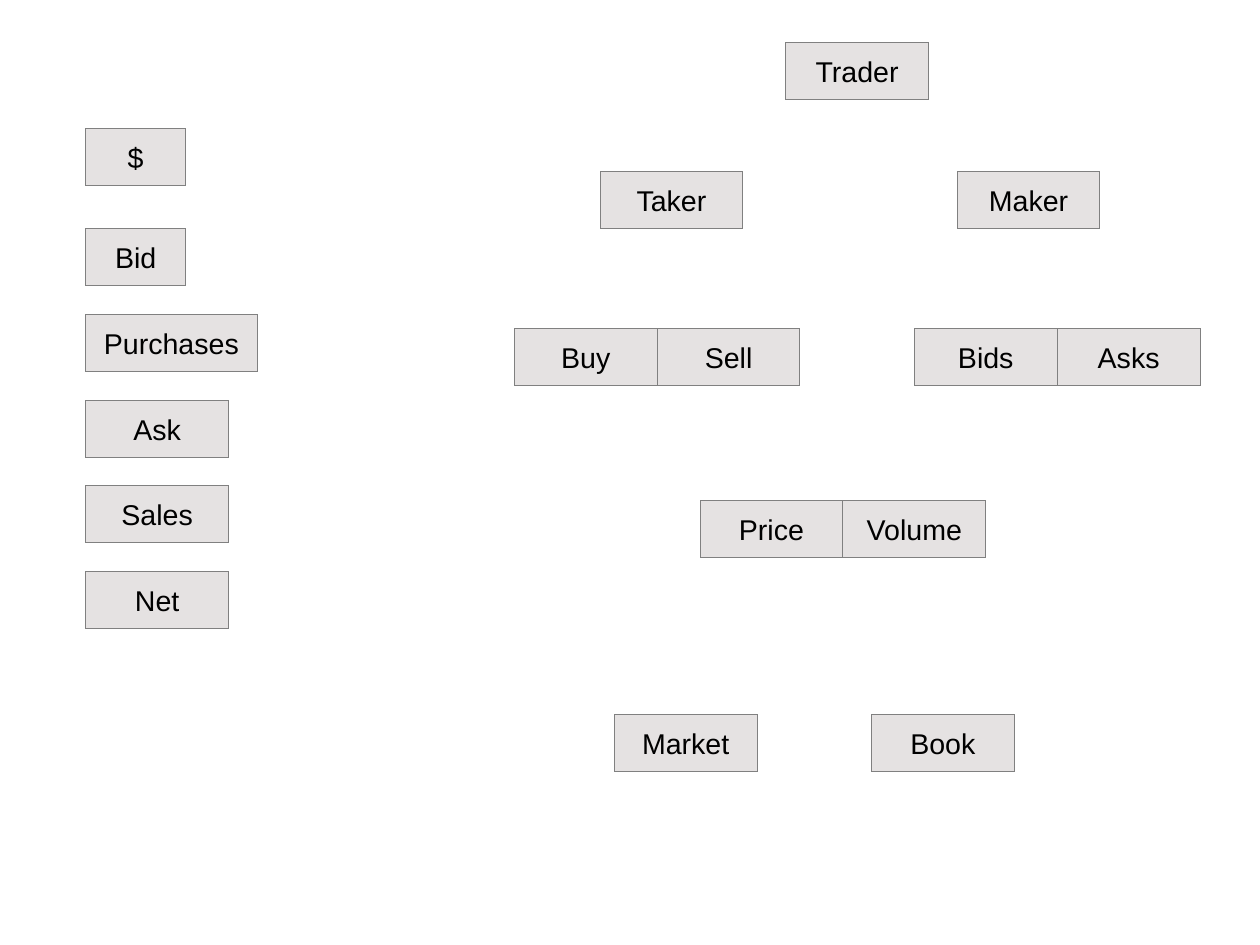
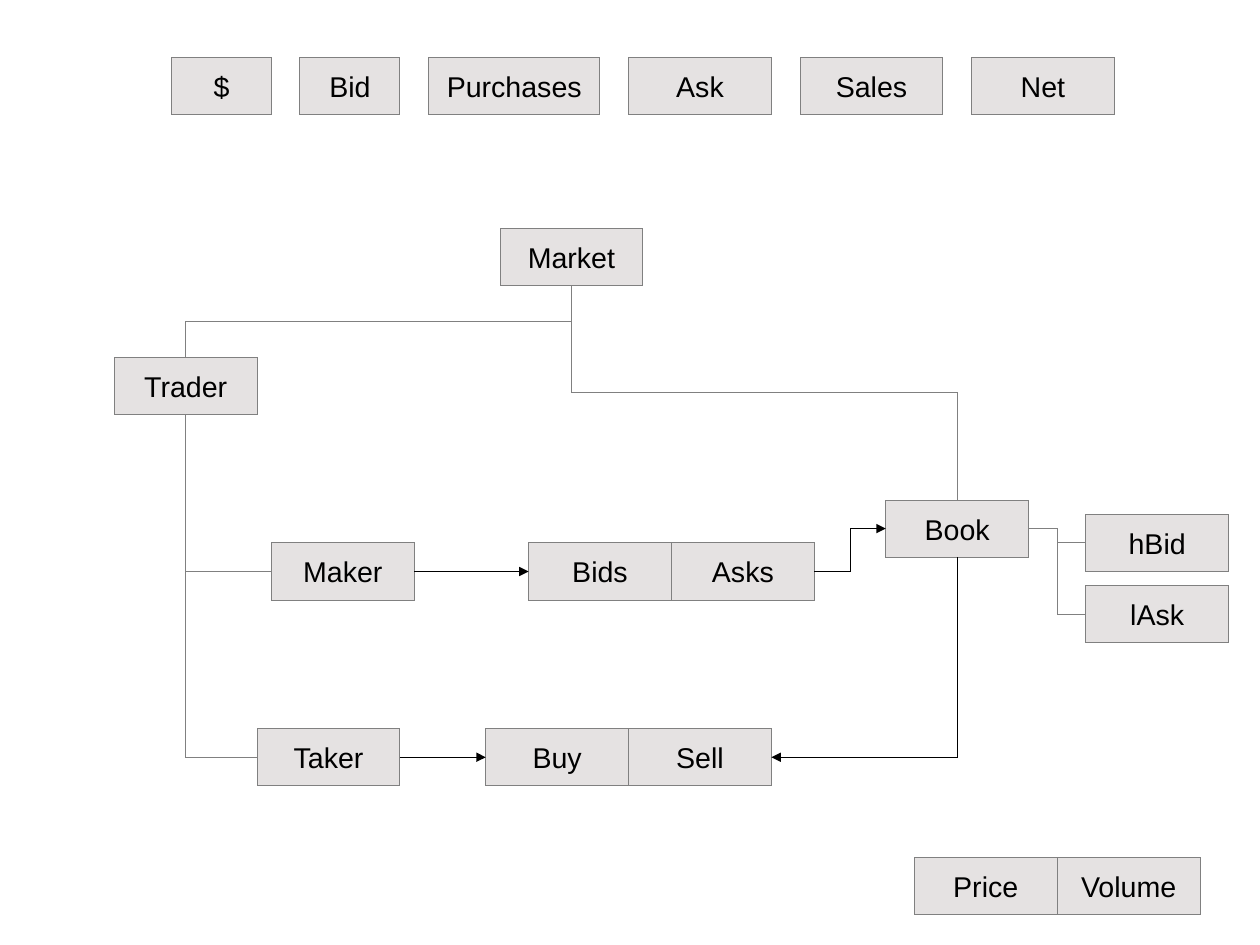
Before and after one commit to JamesLeB/Stout, a slide deck: slide 1 of Documents/Dream/bitcoin.odp. Drawn at 1260x945 pixels with LibreOffice and Linux fonts; fonts in the diff are those of the drawing. Boxes give left, top, right and bottom in pixels: in the first picture for what was removed or moved away, otherwise in the second. Text is boxed around its words. In the diff, an @@ line names an element or a change of style, - is before the commit and + after.

```diff
--- a/Documents/Dream/bitcoin.odp
+++ b/Documents/Dream/bitcoin.odp
@@ rectangle "$" moved from (x1=86, y1=128, x2=186, y2=185) to (x1=172, y1=57, x2=272, y2=114) @@
@@ rectangle "Bid" moved from (x1=86, y1=229, x2=186, y2=286) to (x1=300, y1=57, x2=400, y2=114) @@
@@ rectangle "Purchases" moved from (x1=86, y1=314, x2=257, y2=372) to (x1=429, y1=57, x2=600, y2=114) @@
@@ rectangle "Ask" moved from (x1=86, y1=400, x2=229, y2=457) to (x1=629, y1=57, x2=772, y2=114) @@
@@ rectangle "Sales" moved from (x1=86, y1=486, x2=229, y2=543) to (x1=800, y1=57, x2=943, y2=114) @@
@@ rectangle "Net" moved from (x1=86, y1=572, x2=229, y2=629) to (x1=972, y1=57, x2=1115, y2=114) @@
@@ rectangle "Market" moved from (x1=614, y1=715, x2=757, y2=772) to (x1=500, y1=229, x2=643, y2=286) @@
@@ elbow line added from (572, 286) to (185, 357), #808080 0 pt @@
@@ elbow line added from (572, 286) to (958, 501), #808080 0 pt @@
@@ rectangle "Trader" moved from (x1=785, y1=42, x2=928, y2=99) to (x1=114, y1=357, x2=257, y2=414) @@
@@ elbow line added from (185, 414) to (257, 758), #808080 0 pt @@
@@ elbow line added from (185, 414) to (272, 572), #808080 0 pt @@
@@ rectangle "Book" moved from (x1=871, y1=715, x2=1014, y2=772) to (x1=886, y1=500, x2=1029, y2=557) @@
@@ elbow arrow added from (814, 572) to (886, 528), #000000 0 pt @@
@@ elbow line added from (1029, 528) to (1086, 543), #808080 0 pt @@
@@ elbow line added from (1029, 528) to (1086, 615), #808080 0 pt @@
@@ rectangle added at (x1=1086, y1=515, x2=1229, y2=572), fill #E5E2E2, outline #808080 0 pt, 18 pt, text #000000 @@
+hBid
@@ rectangle "Maker" moved from (x1=957, y1=172, x2=1100, y2=229) to (x1=271, y1=543, x2=414, y2=600) @@
@@ rectangle "Bids" moved from (x1=915, y1=328, x2=1058, y2=385) to (x1=528, y1=543, x2=671, y2=600) @@
@@ rectangle "Asks" moved from (x1=1058, y1=328, x2=1201, y2=385) to (x1=671, y1=543, x2=814, y2=600) @@
@@ elbow arrow added from (957, 557) to (772, 758), #000000 0 pt @@
@@ elbow arrow added from (414, 572) to (529, 572), #000000 0 pt @@
@@ rectangle added at (x1=1086, y1=585, x2=1229, y2=643), fill #E5E2E2, outline #808080 0 pt, 18 pt, text #000000 @@
+lAsk
@@ rectangle "Taker" moved from (x1=600, y1=172, x2=743, y2=229) to (x1=257, y1=728, x2=400, y2=785) @@
@@ rectangle "Buy" moved from (x1=515, y1=328, x2=657, y2=385) to (x1=486, y1=728, x2=629, y2=785) @@
@@ rectangle "Sell" moved from (x1=657, y1=328, x2=800, y2=385) to (x1=629, y1=728, x2=772, y2=785) @@
@@ elbow arrow added from (400, 757) to (486, 758), #000000 0 pt @@
@@ rectangle "Price" moved from (x1=700, y1=500, x2=843, y2=557) to (x1=915, y1=858, x2=1058, y2=915) @@
@@ rectangle "Volume" moved from (x1=843, y1=500, x2=986, y2=557) to (x1=1058, y1=858, x2=1201, y2=915) @@
```
Also in this commit, not shown: 2 other slides changed.
